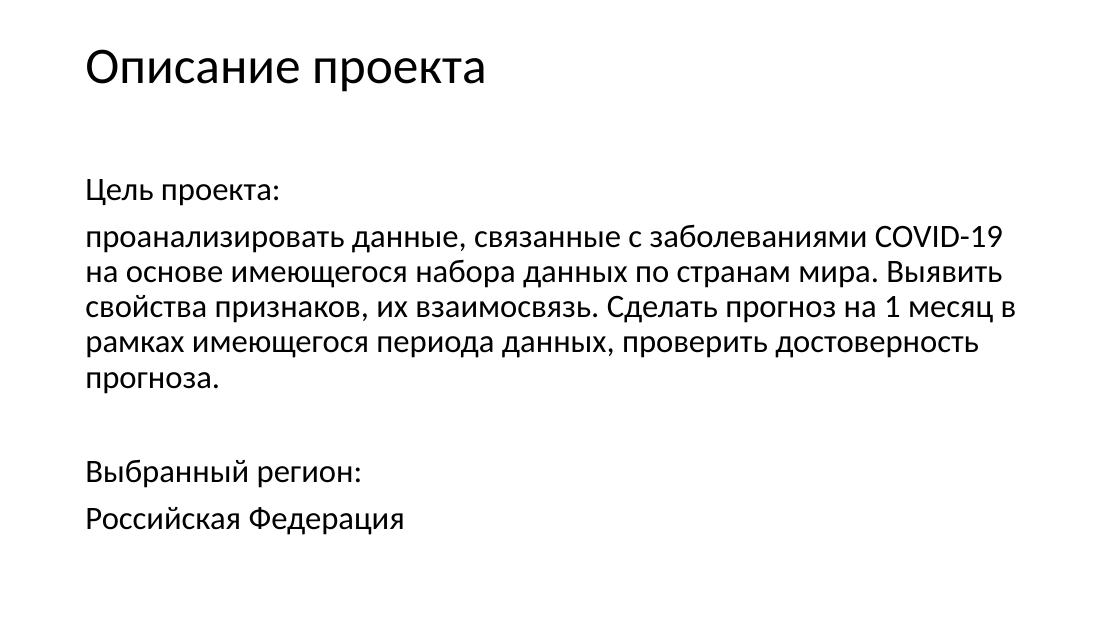
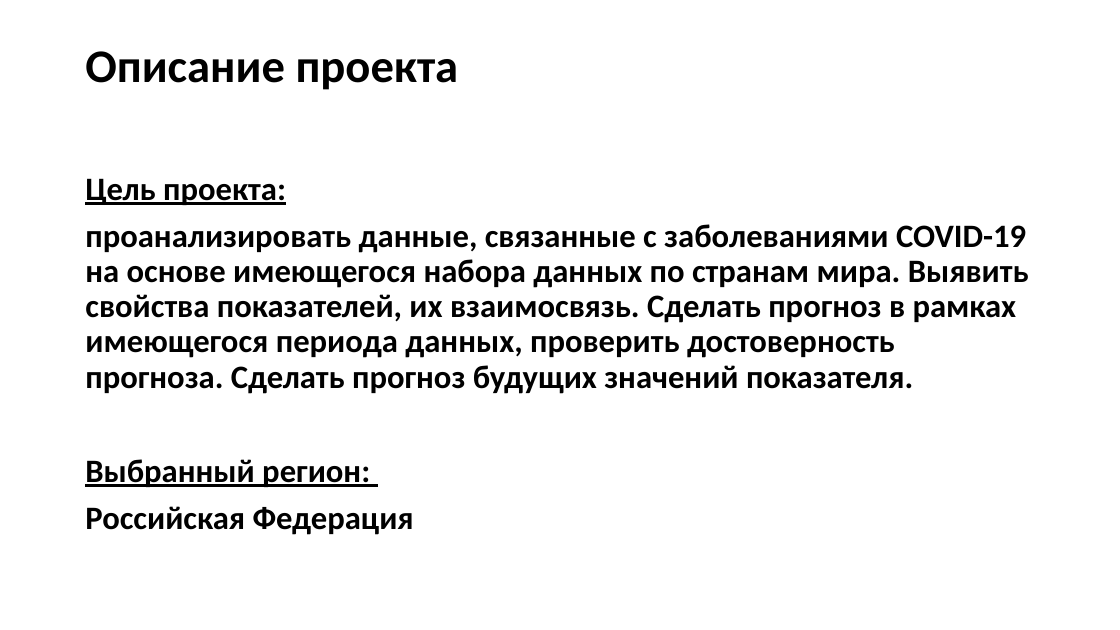
Before and after one commit to mk-info2013/my_study, a slide deck: slide 2 of Attestation.pptx. Drawn at 1120x630 pixels with LibreOffice and Linux fonts; fonts in the diff are those of the drawing. Boxes give left, top, right and bottom in pixels: in the first picture for what was removed or moved away, otherwise in the second. Text is boxed around its words. In the diff, an @@ line names an element or a change of style, - is before the commit and + after.

```diff
--- a/Attestation.pptx
+++ b/Attestation.pptx
@@ title "Описание проекта" at bbox=[85, 51, 459, 90]: size 44 to 40 pt, bold on @@
@@ text at bbox=[85, 178, 414, 535]: bold on in "Цель проекта:", "Выбранный регион:", "Российская Федерация"; underline on in "Цель проекта:", "Выбранный регион:" @@
@@ text at bbox=[85, 224, 1029, 394]: text changed; bold on @@
-проанализировать данные, связанные с заболеваниями COVID-19 на основе имеющегося набора данных по странам мира. Выявить свойства признаков, их взаимосвязь. Сделать прогноз на 1 месяц в рамках имеющегося периода данных, проверить достоверность прогноза.
+проанализировать данные, связанные с заболеваниями COVID-19 на основе имеющегося набора данных по странам мира. Выявить свойства показателей, их взаимосвязь. Сделать прогноз в рамках имеющегося периода данных, проверить достоверность прогноза. Сделать прогноз будущих значений показателя.
```
Also in this commit, not shown: 2 other slides changed, 3 slides added, 4 slides removed.
